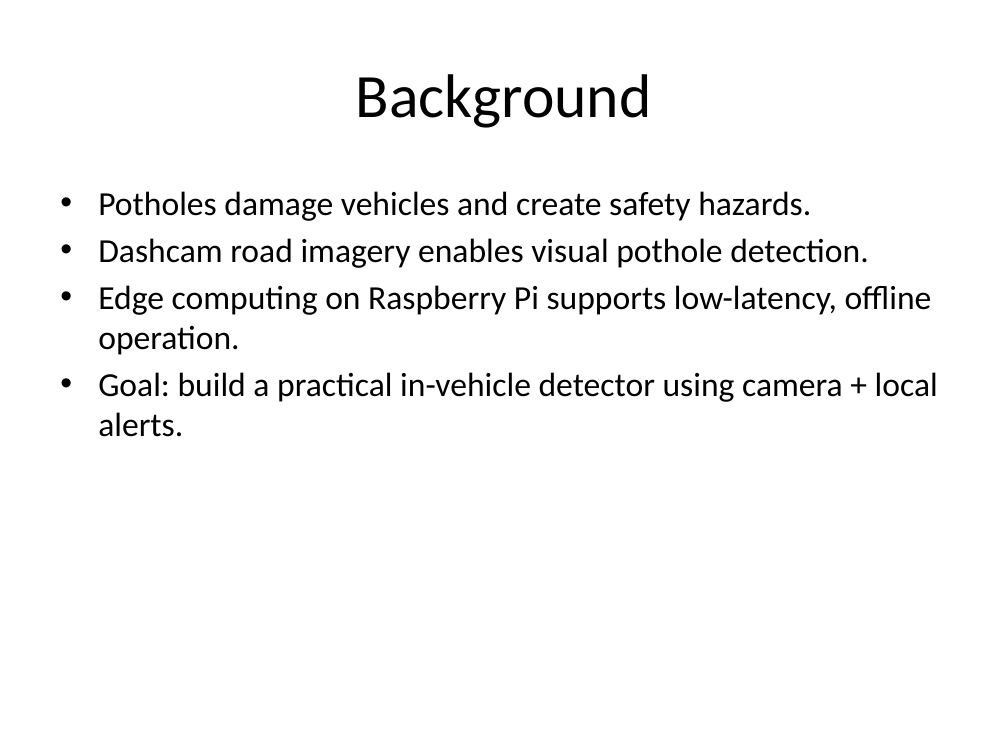
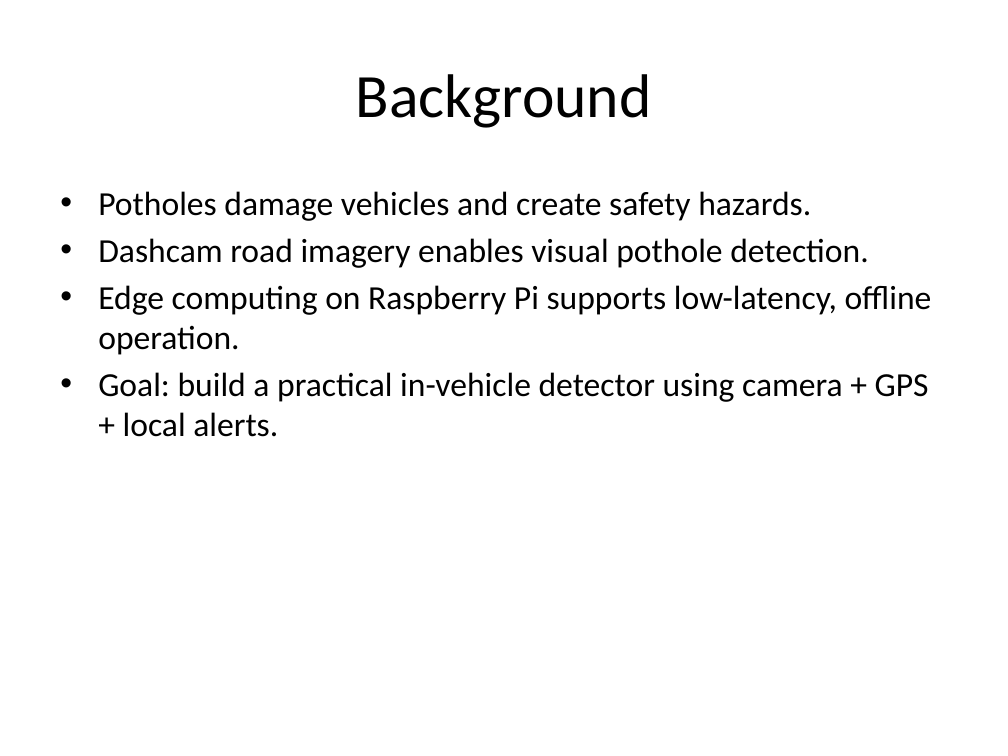
Before and after one commit to Josh7511/pothole-detection, a slide deck: slide 2 of Pothole_Detection_Presentation.pptx. Drawn at 1008x756 pixels with LibreOffice and Linux fonts; fonts in the diff are those of the drawing. Boxes give left, top, right and bottom in pixels: in the first picture for what was removed or moved away, otherwise in the second. Text is boxed around its words. In the diff, an @@ line names an element or a change of style, - is before the commit and + after.

```diff
--- a/Pothole_Detection_Presentation.pptx
+++ b/Pothole_Detection_Presentation.pptx
@@ text at bbox=[98, 372, 929, 437]: text changed @@
-• Goal: build a practical in-vehicle detector using camera + local alerts.
+• Goal: build a practical in-vehicle detector using camera + GPS + local alerts.
```
Also in this commit, not shown: 7 other slides changed, 5 other files.
